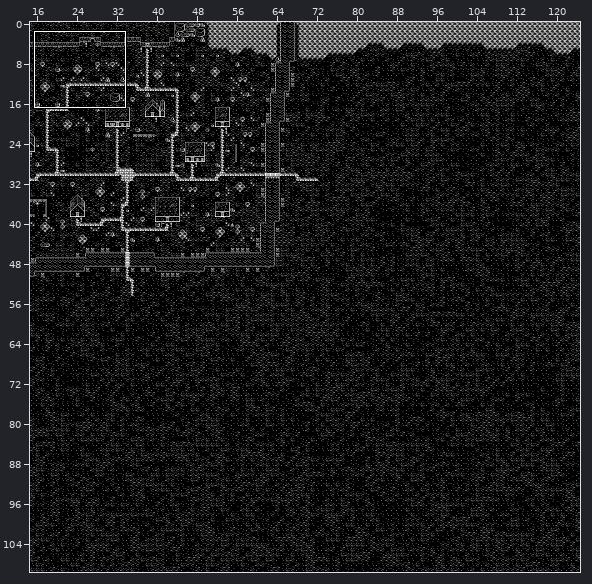
An edit to a level. Tiled map, assets/maps/outdoor.tmx. Above: a wide view before the commit, with the close-up outlined.
Close-up. Earlier state:
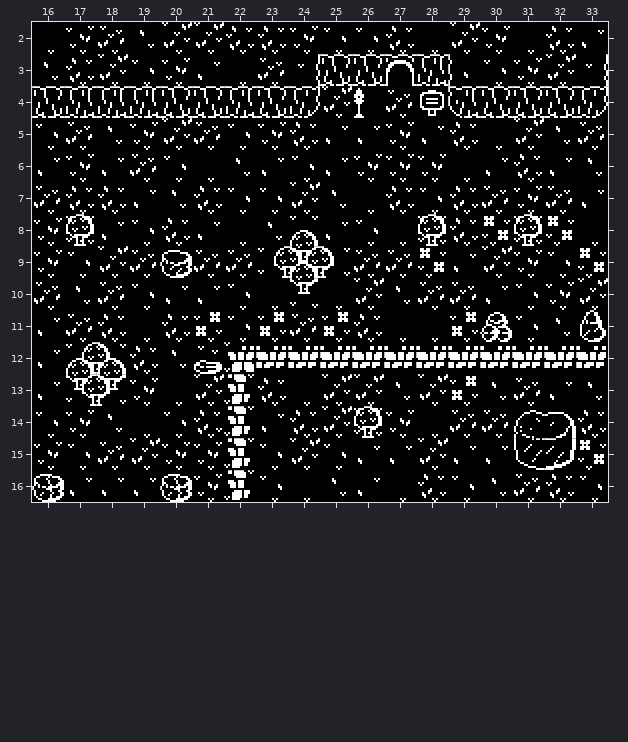
Cells are 16x16 px. Shown: x 16..33, y 2..16. The commit also changed other parts of the map, which this record leaves out.
After the commit:
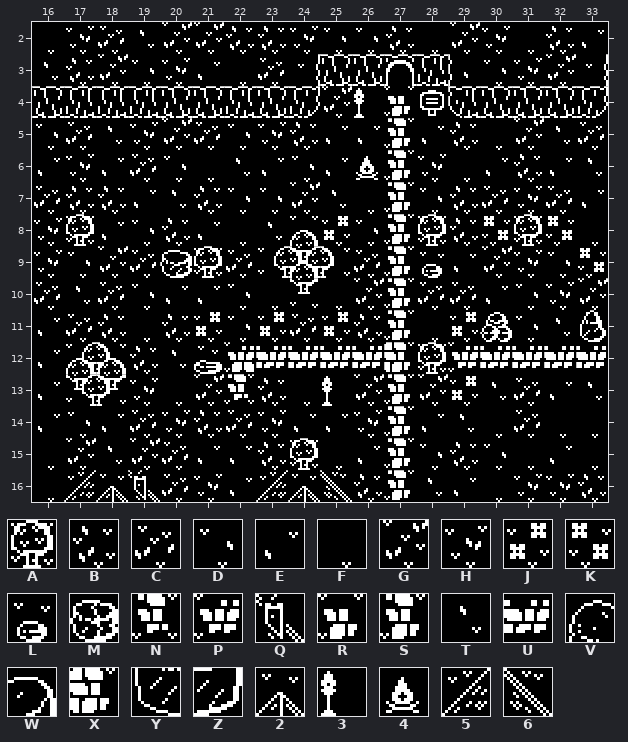
Key: from "world": A 2, B 6, C 7, D 8, E 9, F 10, G 22, H 23, J 38, K 39, L 52, M 55, N 69, P 70, Q 79, R 84, S 85, T 89, U 102, V 110, W 111, X 117, Y 126, Z 127, 2 129, 3 134, 4 135, 5 144, 6 146.
_ is an empty cell.
Tiles replaced or removed in this view: A, B, C, D, E, F, G, H, K, M, S, T, U, V, W, Y, Z.
Change:
Changed rows in their new state; . is an unchanged cell.
Layer "Ground":
first column x 16:
 4 ...........R......
 5 ...........S......
 6 ..........4S......
 7 ...........S......
 8 .........J.S......
 9 .....A.....SL.....
10 ...........S......
11 ...........S......
12 ...........XAP....
13 ......N..3.S......
14 EDECH.CHEEHSETFCFF
15 FGT.CEEBAF.SDBDFEF
16 F52QC.E526BSTEFHHB
Changed places in both close-ups, as pixel boxes (x1, y1, x2, y2):
changed: (32, 86, 606, 502)
